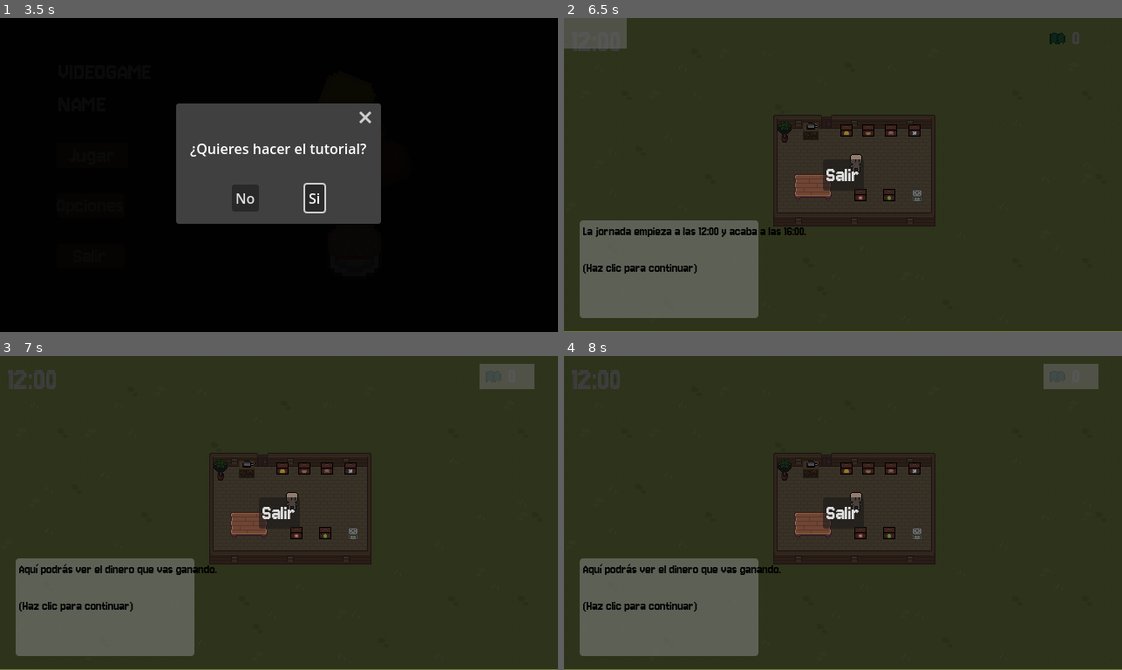
Above: before the commit, frames 1-4 (two rows, left to right).
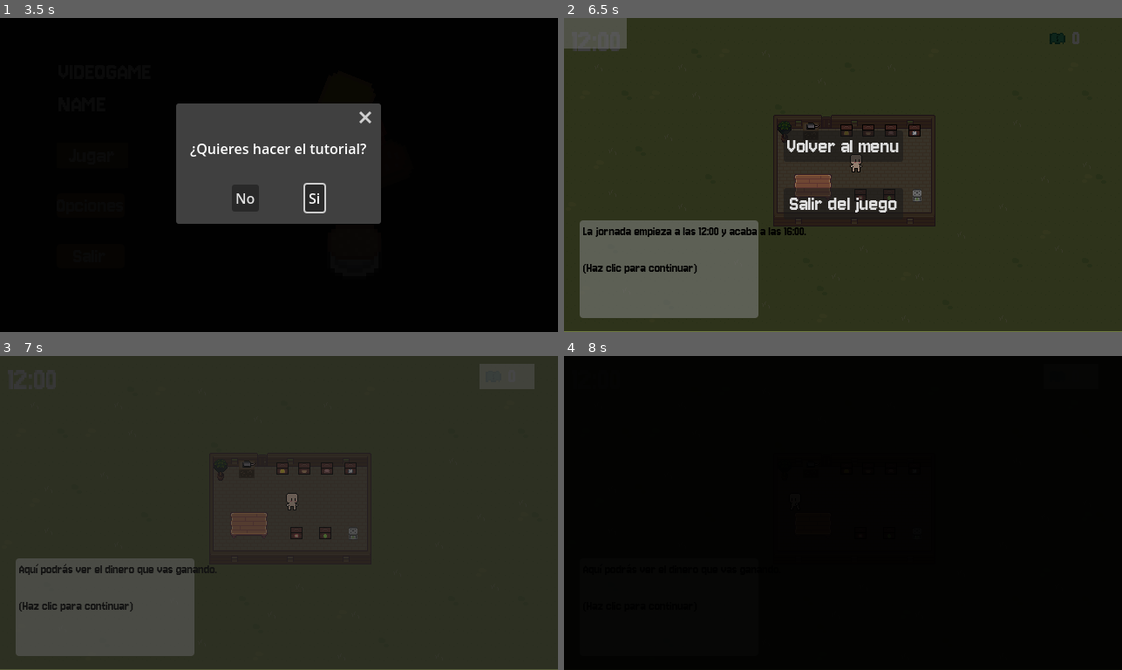
Above: after the commit, the same moments.

Repository: apastraher/BURGERBURGER
Game: Godot game, scene res://scenes/menu.tscn
Same seed, same stepped clock (60 frames per second), same inputs: the game is played once before the commit and once after it.
Inputs (mouse positions are in pixels of both pictures, inside the frame that each line leads up to):
- Up to frame 1 (3.5 s): click "Jugar" at 0.5 s; click "Jugar" at 1.25 s; click "Si" at 2 s; move the mouse to (401, 159) at 2.77 s; hold D (right) from 2.78 s (still down); tap E (grab) at 2.85 s; click (401, 159) at 2.92 s; tap Space at 3.02 s
- Up to frame 2 (6.5 s): move the mouse to (731, 190) at 3.52 s; release D (right) at 3.53 s; hold S (down) 3.53-4.28 s; tap E (grab) every 0.75 s from 3.6 to 5.85 s; tap Space at 3.77, 5, 5.27, 6.02 s; tap Enter at 4.25, 5.75 s; move the mouse to (898, 105) at 4.27 s; hold D (right) 4.28-5.03 s; move the mouse to (815, 237) at 5.02 s; hold W (up) 5.03-5.78 s; click (815, 237) at 5.17 s; move the mouse to (1010, 222) at 5.77 s; hold A (left) from 5.78 s (still down); tap Escape (esc) at 6.4 s
- Up to frame 3 (7 s): release A (left) at 6.5 s; click (279, 484) at 6.5 s, where only the run after the commit has a clickable "Volver al menu"
- Up to frame 4 (8 s): move the mouse to (675, 465) at 7.27 s; hold A (left) from 7.28 s (still down); tap E (grab) at 7.35 s; tap Space at 7.52 s

Frame 1 is identical in both runs. In frame 2, 1.3% of the frame differs, in the area x 40-60%, y 36-62%; in frame 3, 0.8%; in frame 4, 99%, in the area x 0-100%, y 0-100%.

Commit message:
Volver al menu hecho

Diff:
--- a/scenes/pause.gd
+++ b/scenes/pause.gd
@@ -2,7 +2,8 @@
 
 func _ready():
 	visible = false  # Asegura que el menú esté oculto al inicio
-	$CenterContainer/Salir.pressed.connect(_on_salir_pressed)
+	$CenterContainer/VBoxContainer/Salir.pressed.connect(_on_salir_pressed)
+	$CenterContainer/VBoxContainer/Volver.pressed.connect(_on_volver_pressed)
 	process_mode = Node.PROCESS_MODE_ALWAYS  # Para que funcione incluso cuando el juego está en pausa
 
 func _unhandled_input(event):
@@ -16,7 +17,19 @@
 	Input.mouse_mode = Input.MOUSE_MODE_VISIBLE if visible else Input.MOUSE_MODE_CAPTURED
 	$ColorRect.visible = visible
 	$CenterContainer.visible = visible
-	$CenterContainer/Salir.visible = visible
+	$CenterContainer/VBoxContainer/Salir.visible = visible
+	$CenterContainer/VBoxContainer/Volver.visible = visible
 
 func _on_salir_pressed():
 	get_tree().quit()
+
+func _on_volver_pressed() -> void:
+	# Desactivar pausa antes de cambiar de escena
+	get_tree().paused = false
+	toggle_pause_menu()
+	# Cargar el menú principal
+	var fade = get_node_or_null("/root/Fade")
+	if is_instance_valid(fade):
+		await fade.fade_in(0.5)
+
+	get_tree().change_scene_to_file("res://scenes/menu.tscn")
--- a/scenes/pause.tscn
+++ b/scenes/pause.tscn
@@ -9,7 +9,6 @@
 script = ExtResource("1_4tjyg")
 
 [node name="ColorRect" type="ColorRect" parent="."]
-visible = false
 anchors_preset = 15
 anchor_right = 1.0
 anchor_bottom = 1.0
@@ -20,7 +19,6 @@
 color = Color(0, 0, 0, 0.419608)
 
 [node name="CenterContainer" type="CenterContainer" parent="."]
-visible = false
 anchors_preset = 8
 anchor_left = 0.5
 anchor_top = 0.5
@@ -34,10 +32,21 @@
 grow_vertical = 2
 size_flags_horizontal = 4
 
-[node name="Salir" type="Button" parent="CenterContainer"]
-visible = false
+[node name="VBoxContainer" type="VBoxContainer" parent="CenterContainer"]
+layout_mode = 2
+theme_override_constants/separation = 30
+
+[node name="Volver" type="Button" parent="CenterContainer/VBoxContainer"]
 layout_mode = 2
 theme_override_fonts/font = ExtResource("2_13p3h")
 theme_override_font_sizes/font_size = 25
-text = "Salir
+text = "Volver al menu"
+
+[node name="Salir" type="Button" parent="CenterContainer/VBoxContainer"]
+layout_mode = 2
+theme_override_fonts/font = ExtResource("2_13p3h")
+theme_override_font_sizes/font_size = 25
+text = "Salir del juego
 "
+
+[connection signal="pressed" from="CenterContainer/VBoxContainer/Volver" to="." method="_on_volver_pressed"]
